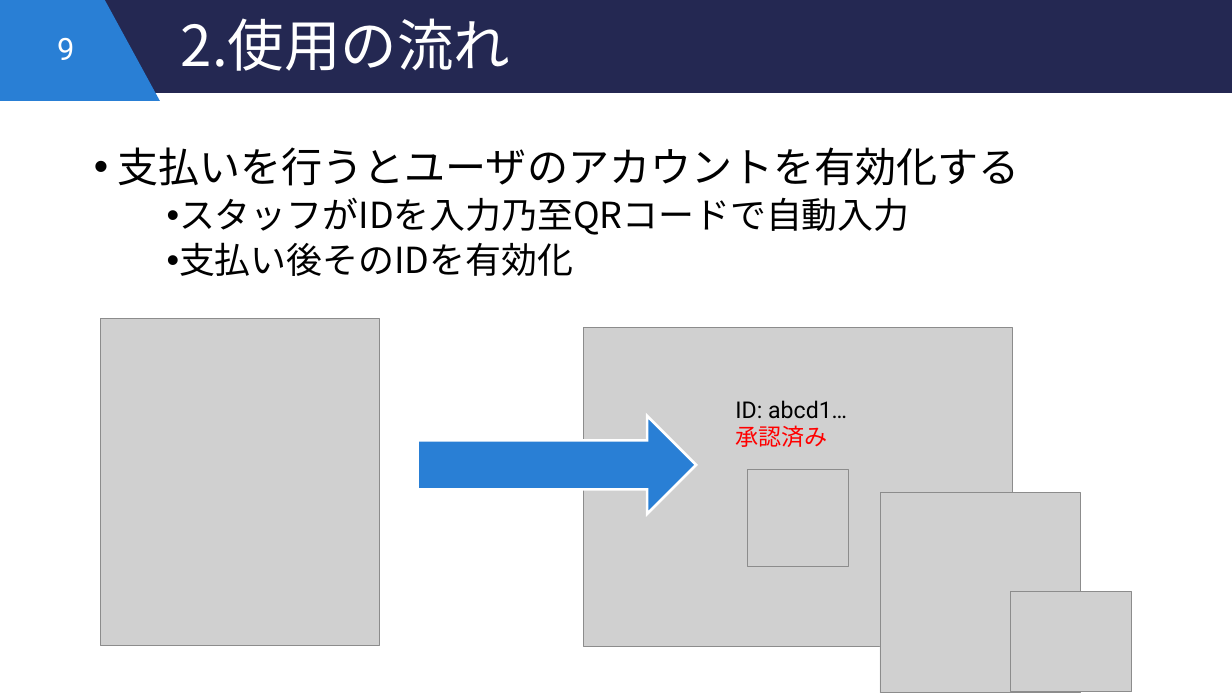
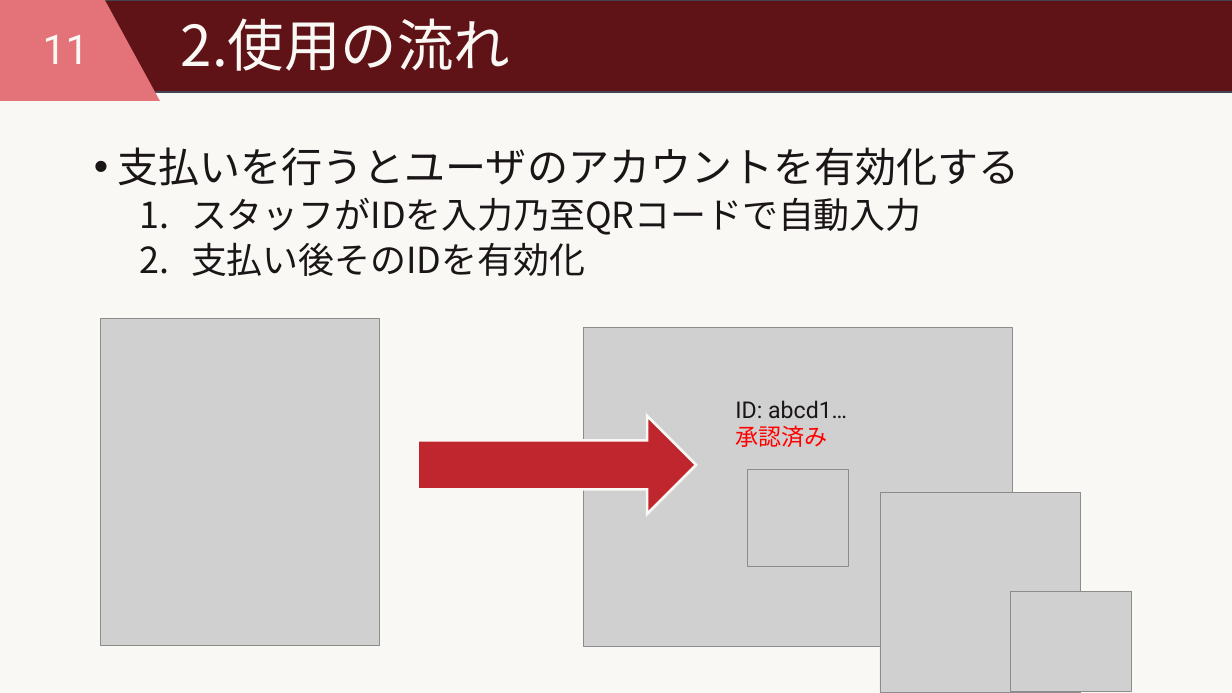
Before and after one commit to SanaeProject/CFMS, a slide deck: slide 11 of presentation/企画発表プレゼン.pptx (slide 9 before the commit). Drawn at 1232x693 pixels with LibreOffice and Linux fonts; fonts in the diff are those of the drawing; grey boxes stand for pictures. Boxes give left, top, right and bottom in pixels: in the first picture for what was removed or moved away, otherwise in the second. Text is boxed around its words. In the diff, an @@ line names an element or a change of style, - is before the commit and + after.

```diff
--- a/presentation/企画発表プレゼン.pptx
+++ b/presentation/企画発表プレゼン.pptx
@@ background #FFFFFF to #FAF8F5 @@
@@ rectangle at [0,0,1232,92]: fill #242852 to #601316; outline #242852 1.5 pt to #454551 1.5 pt @@
@@ rectangle at [0,0,104,100]: fill #297FD5 to #E37378; outline #297FD5 1.5 pt to #E37378 1.5 pt @@
@@ triangle at [49,0,158,100]: fill #297FD5 to #E37378; outline #297FD5 1.5 pt to #E37378 1.5 pt @@
@@ title "2.使用の流れ" at [181,18,510,71]: text colour #FFFFFF to #FAF8F5 @@
@@ page number at [43,35,89,64]: text changed; size 24 to 32 pt; text colour #FFFFFF to #FAF8F5 @@
-9
+11
@@ text "支払いを行うとユーザのアカウントを有効化する" at [117,147,1020,276]: text colour #000000 to #1A1517; bullet • to 1. @@
@@ right arrow at [418,416,697,514]: fill #297FD5 to #C0262D; outline #FFFFFF 2 pt to #FAF8F5 2 pt @@
@@ text "ID: abcd1… 承認済み" at [735,400,847,447]: text colour #000000 to #1A1517 in "ID: abcd1…" @@
```
Also in this commit, not shown: 13 other slides changed, 3 slides added.
